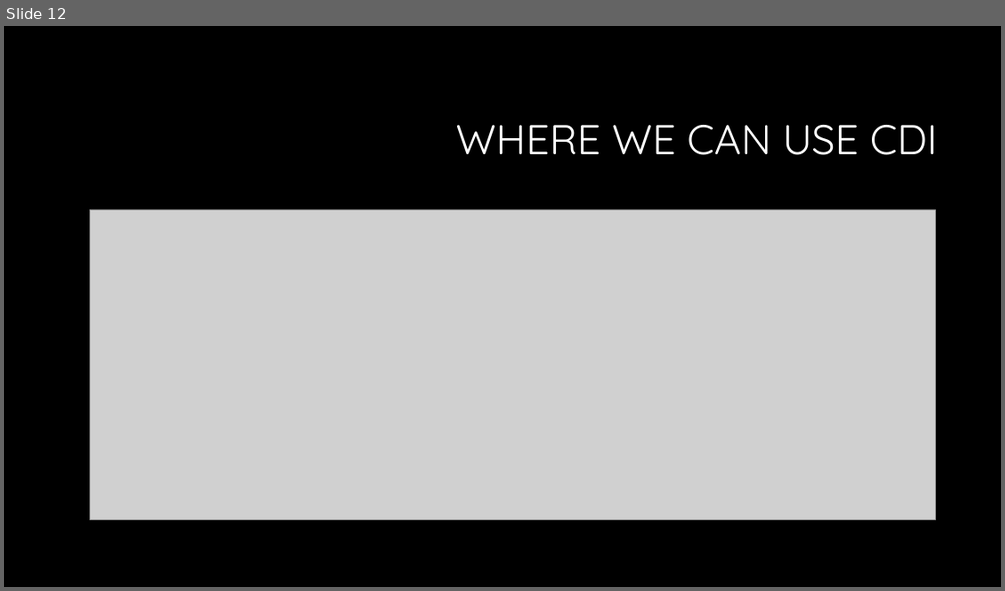
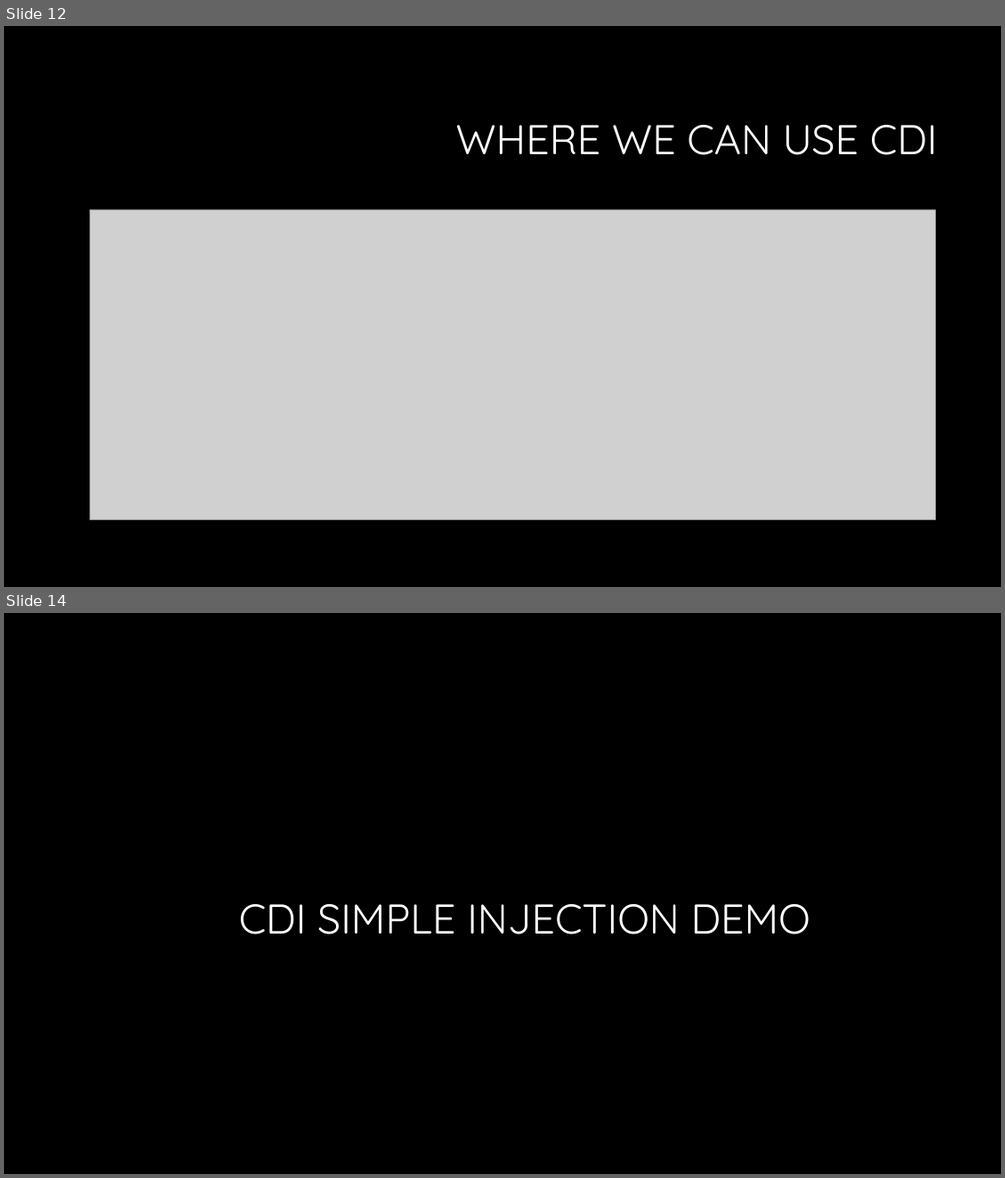
Before and after one commit to Crypto93/CDI_overview, a slide deck: CDI_overview_presentation.pptx. Shown one above the other, each under a label of ours: slide 12 before the commit, slides 12 and 14 after it; the slides between them are not shown. The pictures are 1005x591 and 1005x1178 pixels, drawn with LibreOffice and Linux fonts; fonts in the diff are those of the drawing; grey boxes stand for pictures; background and template pictures are left out. Boxes give left, top, right and bottom in pixels: in the first picture for what was removed or moved away, otherwise in the second. Text is boxed around its words. In the diff, an @@ line names an element or a change of style, - is before the commit and + after.

```diff
--- a/CDI_overview_presentation.pptx
+++ b/CDI_overview_presentation.pptx
@@ slide 14 added at [4,613,1001,1174], background #000000 @@
@@ title added at [239,904,810,934], 40 pt, text #FFFFFF @@
+CDI SIMPLE INJECTION DEMO
```
Also in this commit, not shown: 1 slide changed, 1 other slide added.
